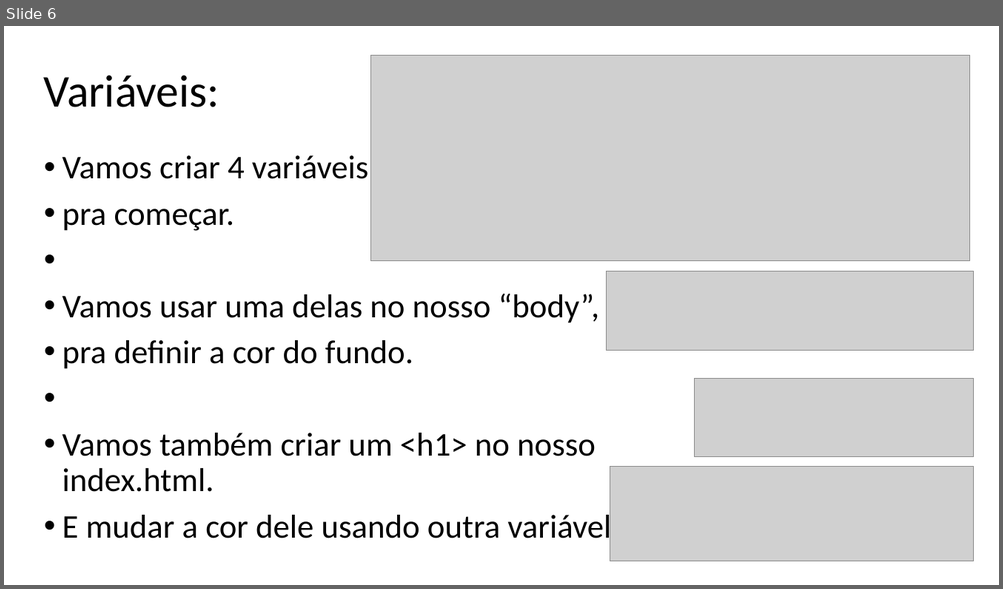
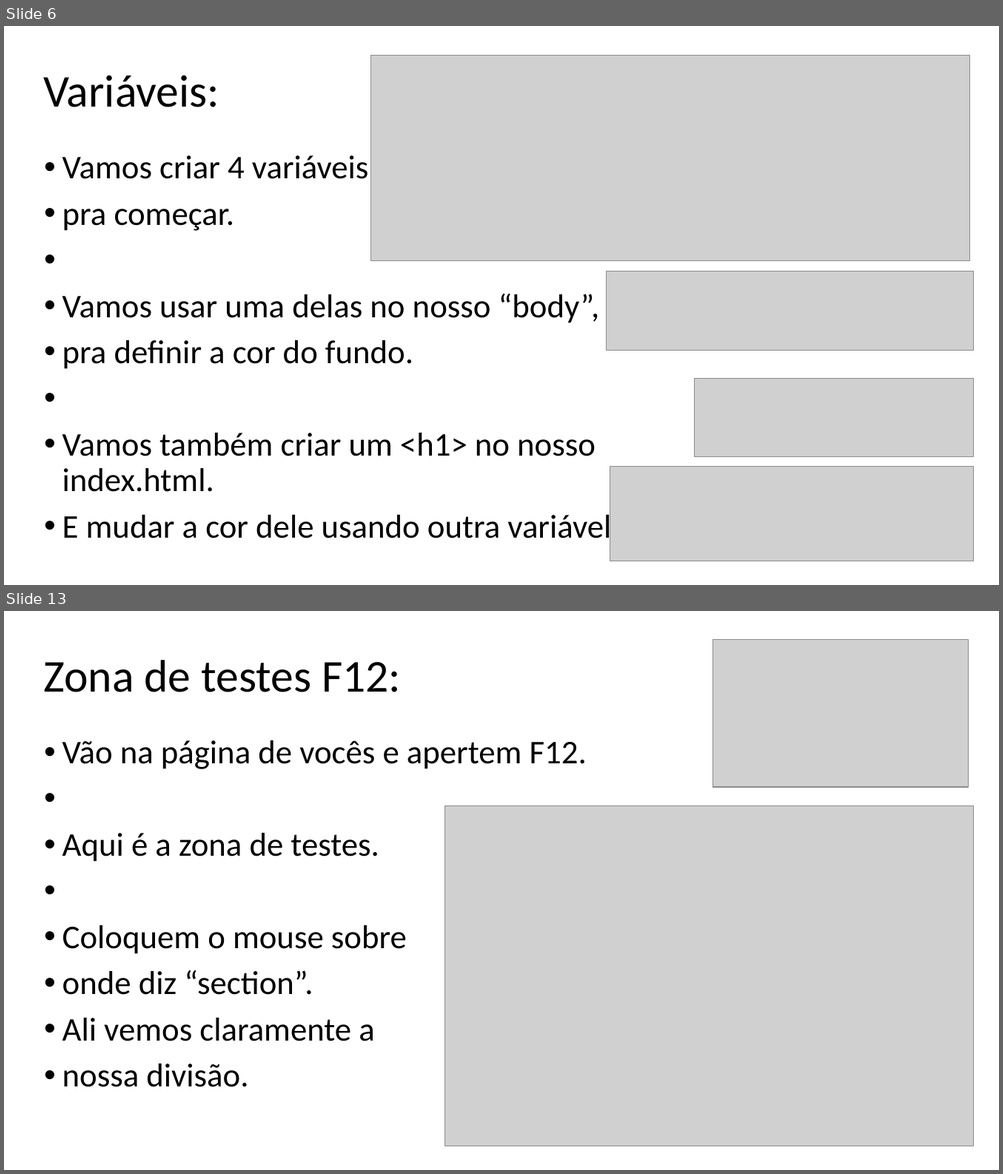
Before and after one commit to Ruan-Sanj1/Streaming, a slide deck: Steaming/H- Aula 1 (Streaming).pptx. Shown one above the other, each under a label of ours: slide 6 before the commit, slides 6 and 13 after it; the slides between them are not shown. The pictures are 1003x589 and 1003x1174 pixels, drawn with LibreOffice and Linux fonts; fonts in the diff are those of the drawing; grey boxes stand for pictures. Boxes give left, top, right and bottom in pixels: in the first picture for what was removed or moved away, otherwise in the second. Text is boxed around its words. In the diff, an @@ line names an element or a change of style, - is before the commit and + after.

```diff
--- a/Steaming/H- Aula 1 (Streaming).pptx
+++ b/Steaming/H- Aula 1 (Streaming).pptx
@@ slide 13 added at bbox=[4, 611, 999, 1170], background #FFFFFF @@
@@ picture added at bbox=[713, 640, 968, 788] @@
@@ text added at bbox=[43, 660, 401, 692], 44 pt, text #000000 @@
+Zona de testes F12:
@@ text added at bbox=[62, 741, 586, 1088], 32 pt, text #000000 @@
+• Vão na página de vocês e apertem F12.
+• Aqui é a zona de testes.
+• Coloquem o mouse sobre
+• onde diz “section”.
+• Ali vemos claramente a
+• nossa divisão.
@@ picture added at bbox=[445, 806, 974, 1147] @@
```
Also in this commit, not shown: 6 other slides changed, 9 other slides added, 11 slides removed.
